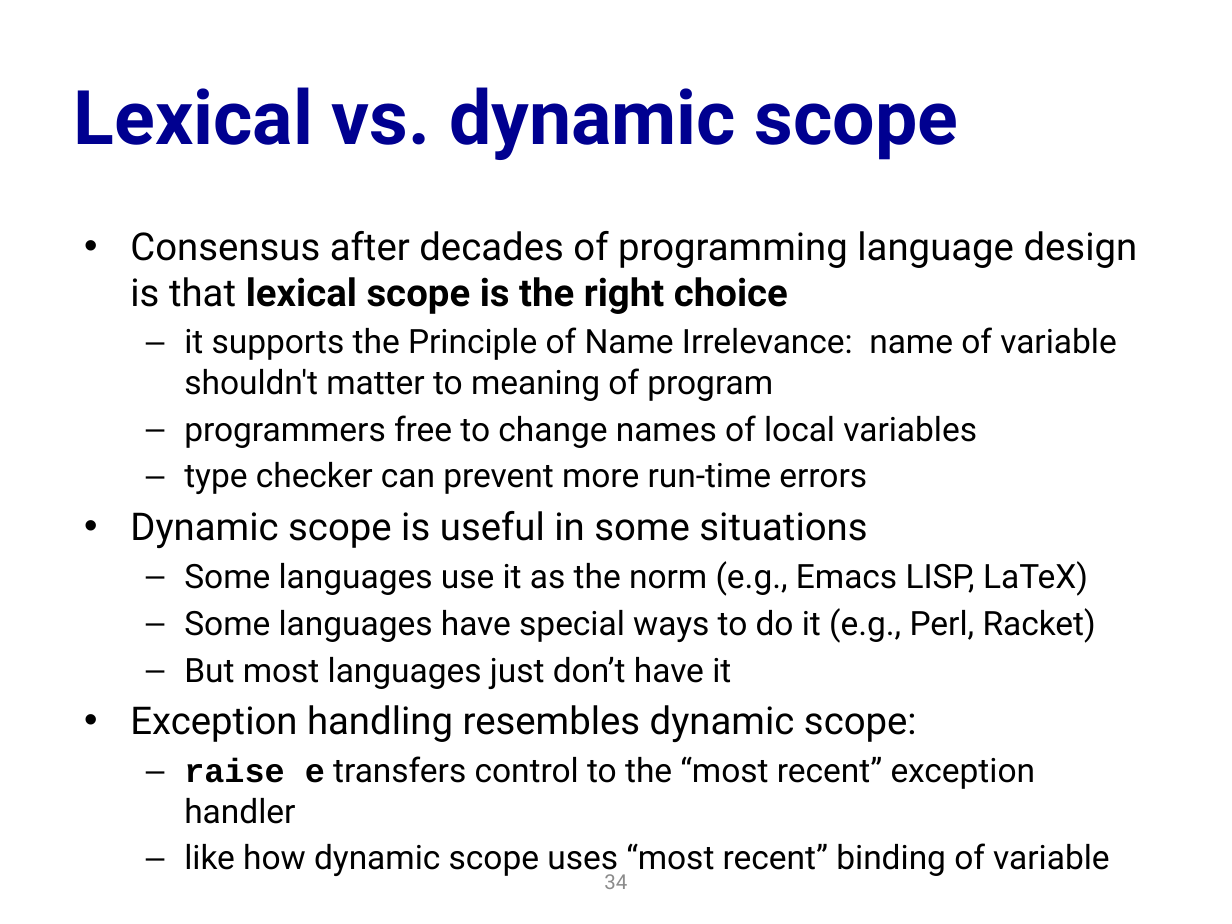
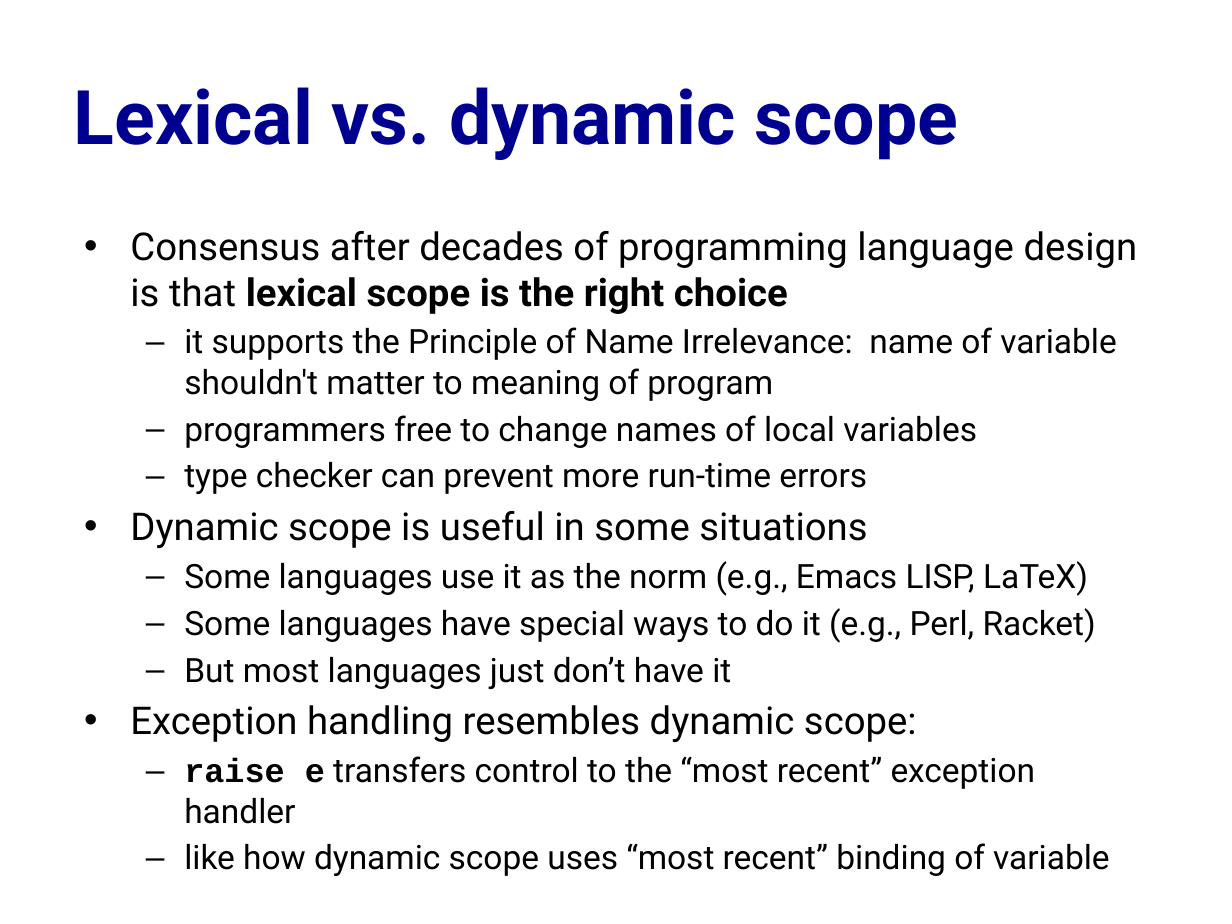
Before and after one commit to cs3110/materials-2019fa, a slide deck: slide 37 of 18-env-model/lec.pptx (slide 34 before the commit). Drawn at 1232x924 pixels with LibreOffice and Linux fonts; fonts in the diff are those of the drawing. Boxes give left, top, right and bottom in pixels: in the first picture for what was removed or moved away, otherwise in the second. Text is boxed around its words. In the diff, an @@ line names an element or a change of style, - is before the commit and + after.

```diff
--- a/18-env-model/lec.pptx
+++ b/18-env-model/lec.pptx
@@ page number removed at [604, 874, 627, 889] @@
-34
```
Also in this commit, not shown: 5 other slides changed, 3 slides added, 1 other file.
